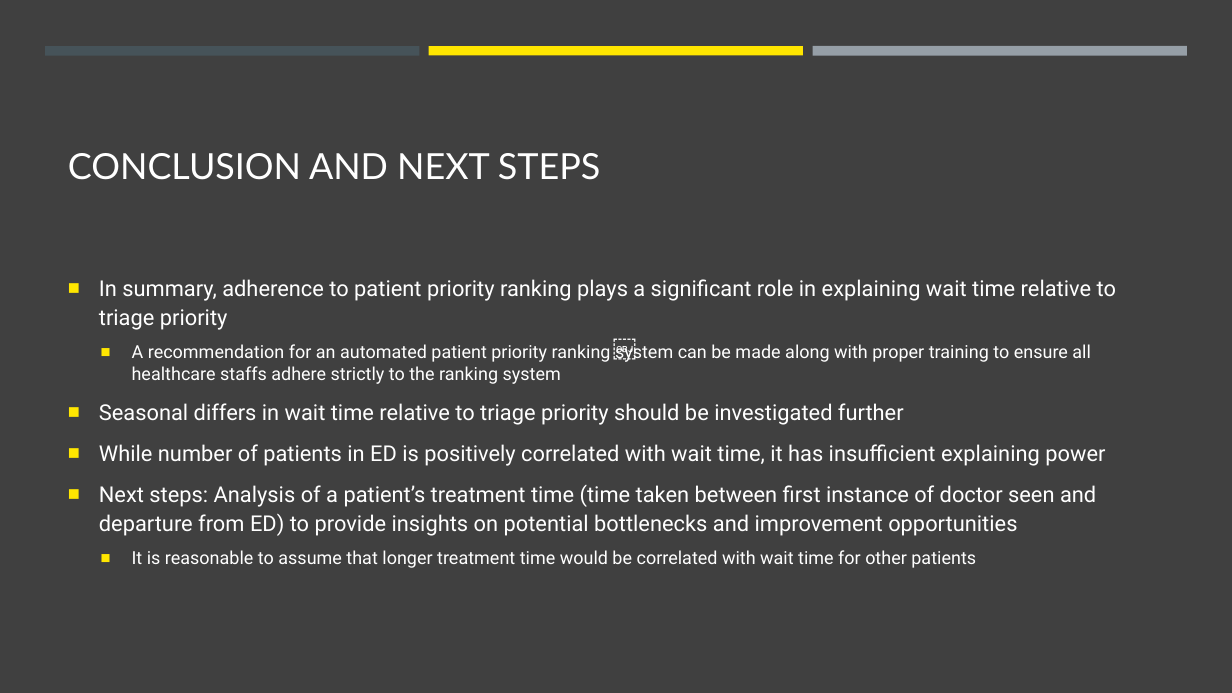
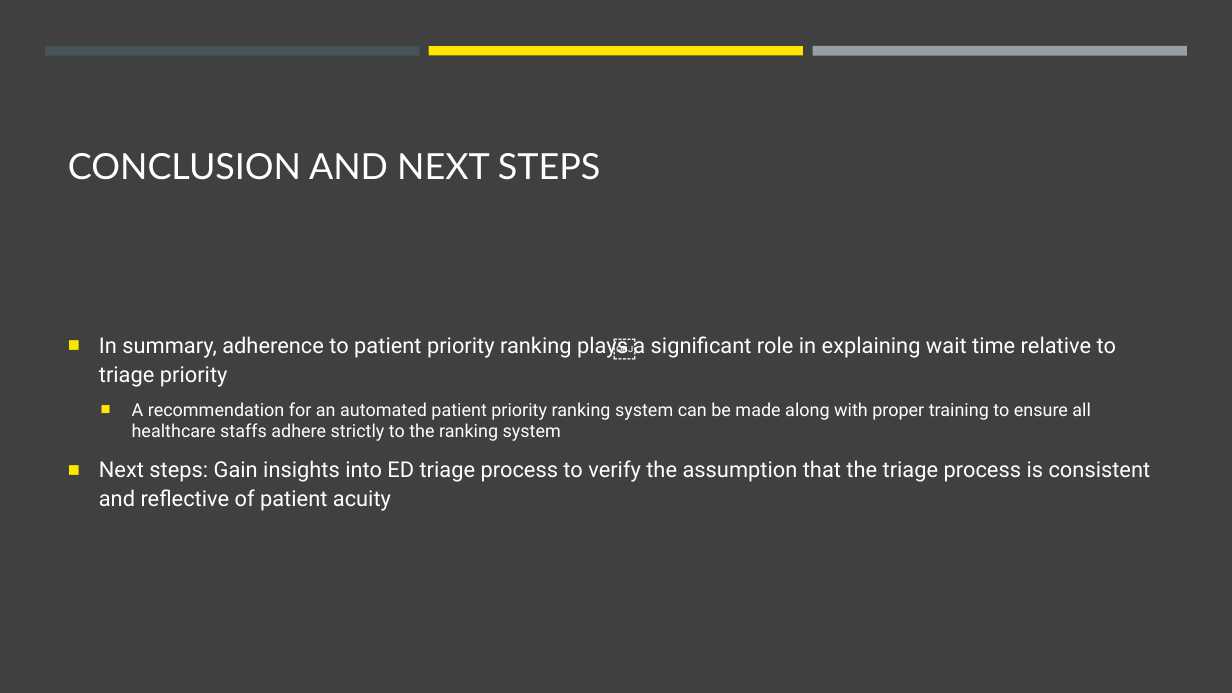
Before and after one commit to jasonnguyen3697/EY_DataChallenge, a slide deck: slide 16 of stuff.pptx (slide 15 before the commit). Drawn at 1232x693 pixels with LibreOffice and Linux fonts; fonts in the diff are those of the drawing. Boxes give left, top, right and bottom in pixels: in the first picture for what was removed or moved away, otherwise in the second. Text is boxed around its words. In the diff, an @@ line names an element or a change of style, - is before the commit and + after.

```diff
--- a/stuff.pptx
+++ b/stuff.pptx
@@ text at bbox=[99, 460, 1151, 511]: text changed @@
-■ Seasonal differs in wait time relative to triage priority should be investigated further
-■ While number of patients in ED is positively correlated with wait time, it has insufficient explaining power
-■ Next steps: Analysis of a patient’s treatment time (time taken between first instance of doctor seen and departure from ED) to provide insights on potential bottlenecks and improvement opportunities
-  ■ It is reasonable to assume that longer treatment time would be correlated with wait time for other patients
+■ Next steps: Gain insights into ED triage process to verify the assumption that the triage process is consistent and reflective of patient acuity
```
Also in this commit, not shown: 10 other slides changed, 1 slide added, 3 slides removed.
